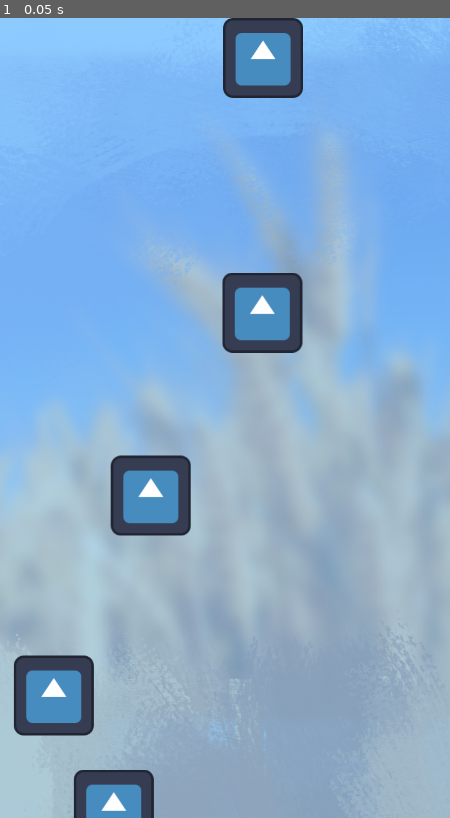
Above: before the commit, frame 1.
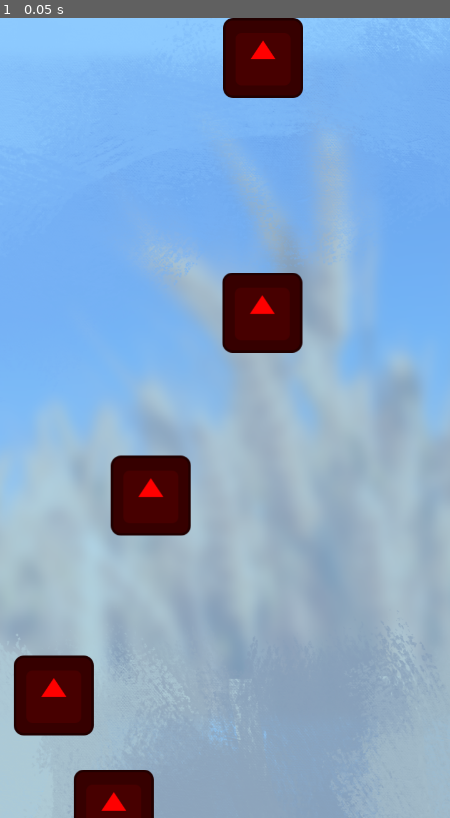
Above: after the commit, the same moment.

Repository: DannyIsYog/Trigo-Jump
Game: Godot game, scene res://Scenes/Game.tscn
Two runs of this game, one before a commit and one after it. Both use one fixed random seed, a clock stepped at 60 frames per second and the inputs below. The engine's default icon, where the game draws it, is replaced by a stand-in: a white triangle on a blue panel in a dark square.
Inputs:
- Up to frame 1 (0.05 s): no input

The runs differ from the first frame. In frame 1, 8.1% of the frame differs, in the area x 3-68%, y 0-100%.

Commit message:
add static body to platform

Diff:
--- a/Scenes/Platform.tscn
+++ b/Scenes/Platform.tscn
@@ -1,9 +1,19 @@
-[gd_scene load_steps=2 format=3 uid="uid://bohw3vx2x6mt8"]
+[gd_scene load_steps=3 format=3 uid="uid://bohw3vx2x6mt8"]
 
 [ext_resource type="Texture2D" uid="uid://bsrwdlpixkaef" path="res://icon.svg" id="1_rfjnb"]
 
+[sub_resource type="RectangleShape2D" id="RectangleShape2D_t844c"]
+size = Vector2(128, 128)
+
 [node name="Platform" type="Node2D"]
 
-[node name="Icon" type="Sprite2D" parent="."]
+[node name="StaticBody2D" type="StaticBody2D" parent="."]
+position = Vector2(64, 64)
+disable_mode = 1
+
+[node name="CollisionShape2D" type="CollisionShape2D" parent="StaticBody2D"]
+shape = SubResource("RectangleShape2D_t844c")
+
+[node name="Sprite2D" type="Sprite2D" parent="StaticBody2D/CollisionShape2D"]
+modulate = Color(1, 0, 0, 1)
 texture = ExtResource("1_rfjnb")
-centered = false
